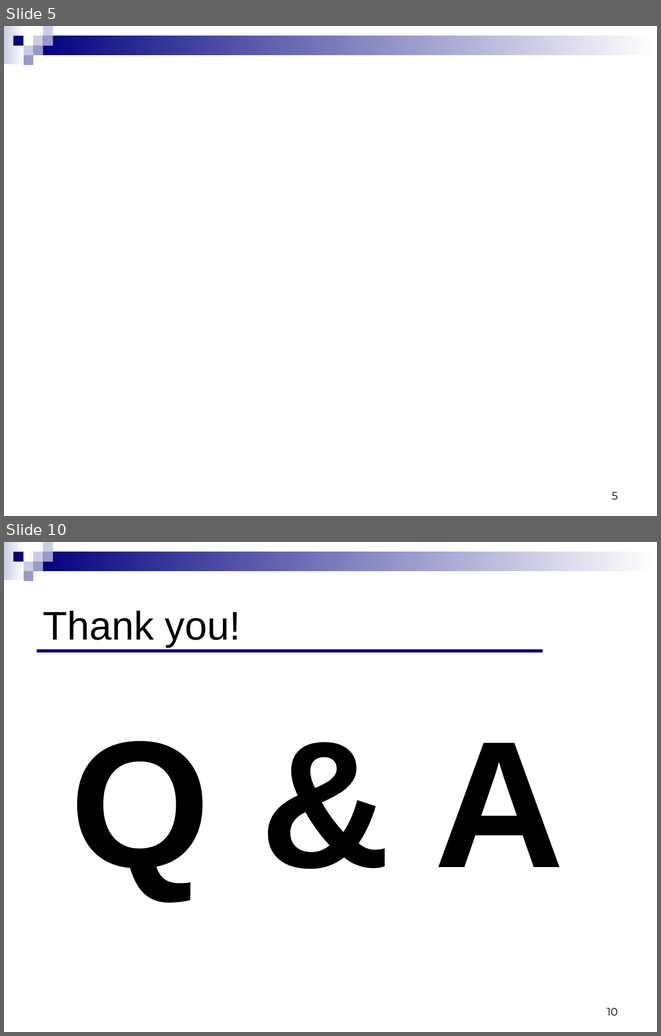
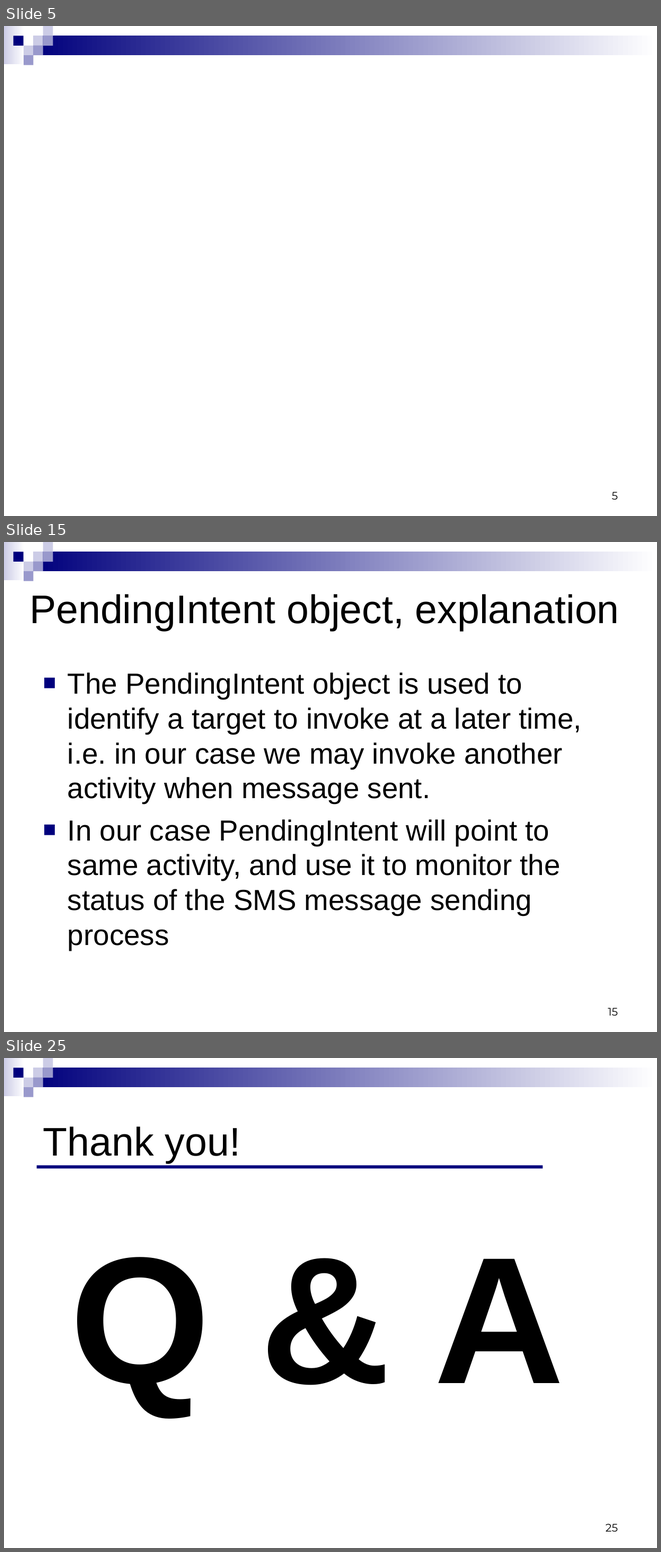
Before and after one commit to ndavidor/SmsTelephony, a slide deck: Telephony&SMS.ppt. Shown one above the other, each under a label of ours: slides 5 and 10 before the commit, slides 5, 15 and 25 after it; the slides between them are not shown. The pictures are 661x1036 and 661x1552 pixels, drawn with LibreOffice and Linux fonts; fonts in the diff are those of the drawing; background and template pictures are left out. Boxes give left, top, right and bottom in pixels: in the first picture for what was removed or moved away, otherwise in the second. Text is boxed around its words. In the diff, an @@ line names an element or a change of style, - is before the commit and + after.

```diff
--- a/Telephony&SMS.ppt
+++ b/Telephony&SMS.ppt
@@ slide 15 added at [4, 542, 657, 1032], background #FFFFFF; not listed: 9 template elements that a slide beside it also shows @@
@@ title added at [29, 594, 619, 631], 44 pt, text #000000 @@
+PendingIntent object, explanation
@@ text added at [68, 672, 582, 950], 32 pt, text #000000 @@
+■ The PendingIntent object is used to identify a target to invoke at a later time, i.e. in our case we may invoke another activity when message sent.
+■ In our case PendingIntent will point to same activity, and use it to monitor the status of the SMS message sending process
@@ page number added at [608, 1007, 618, 1015], 12 pt, text #000000 @@
+15
@@ what was slide 10 is now slide 25 @@
@@ page number at [606, 1523, 618, 1531]: text changed @@
-10
+25
```
Also in this commit, not shown: 1 slide changed, 17 other slides added, 3 slides removed.
